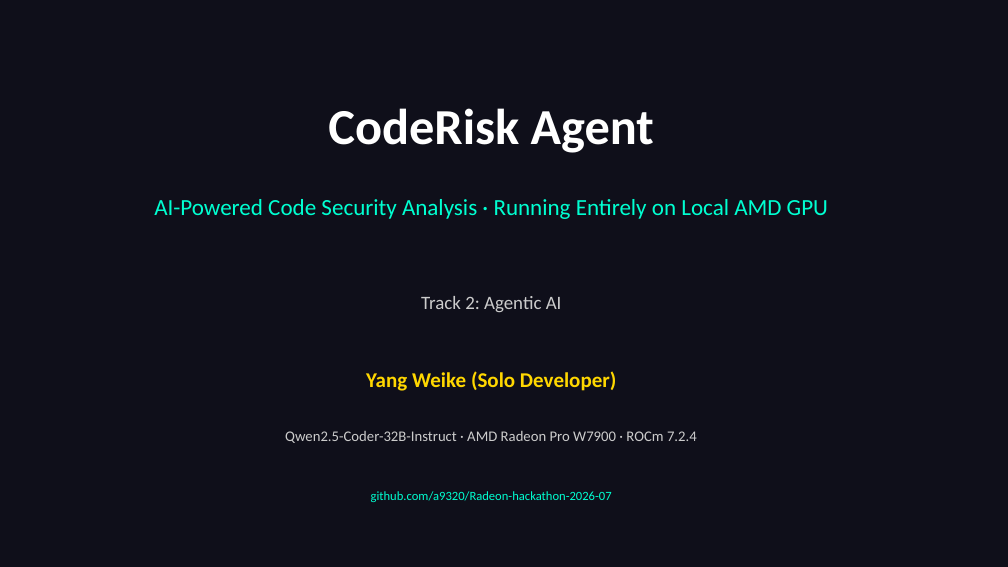
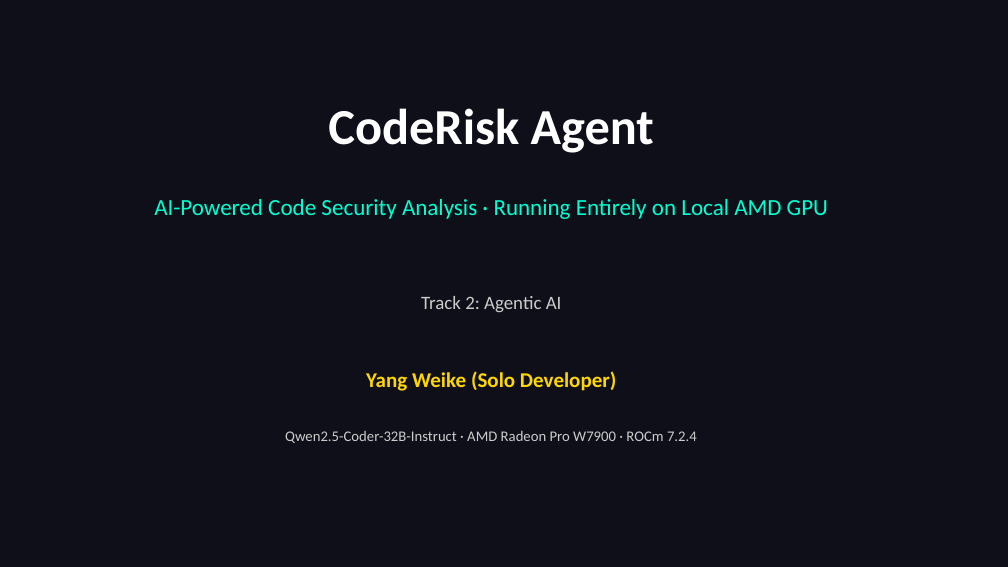
Before and after one commit to a9320/Radeon-hackathon-2026-07, a slide deck: slide 1 of docs/CodeRisk_Agent_Presentation.pptx. Drawn at 1008x567 pixels with LibreOffice and Linux fonts; fonts in the diff are those of the drawing. Boxes give left, top, right and bottom in pixels: in the first picture for what was removed or moved away, otherwise in the second. Text is boxed around its words. In the diff, an @@ line names an element or a change of style, - is before the commit and + after.

```diff
--- a/docs/CodeRisk_Agent_Presentation.pptx
+++ b/docs/CodeRisk_Agent_Presentation.pptx
@@ text removed at box(371, 491, 612, 502) @@
-github.com/a9320/Radeon-hackathon-2026-07
```
Also in this commit, not shown: 6 other slides changed, 2 slides added, 7 slides removed.
